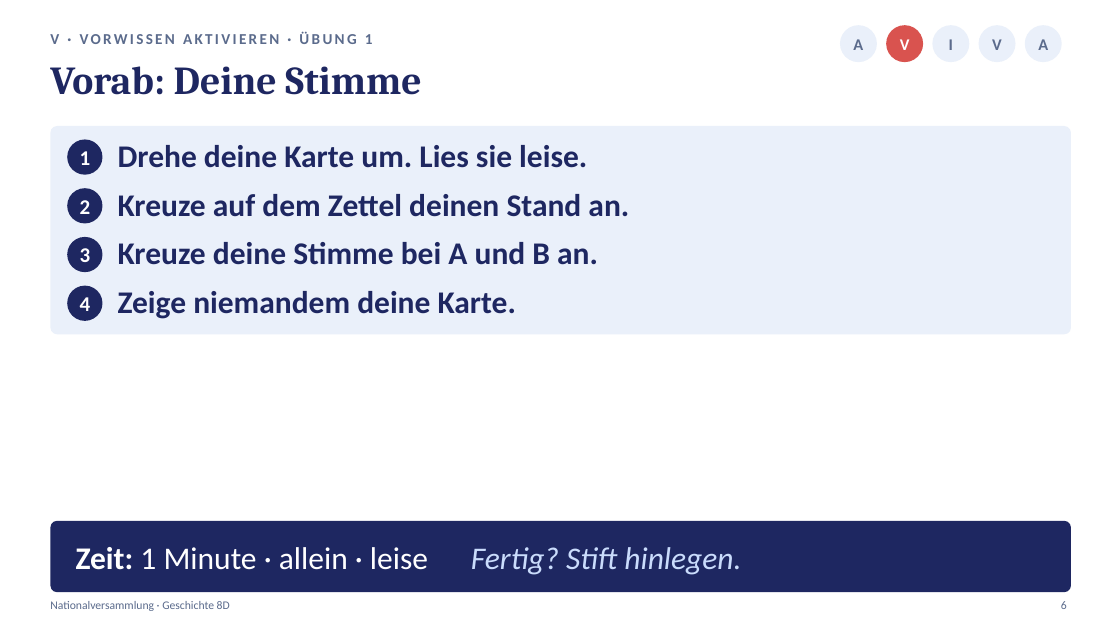
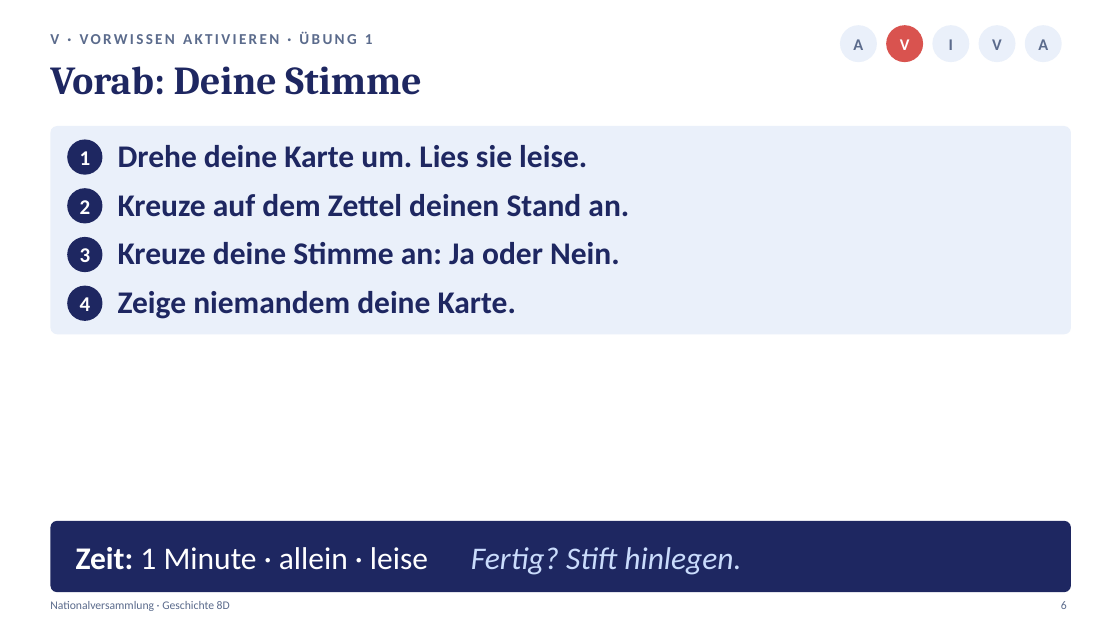
Before and after one commit to golzkonstantin-gif/Schule, a slide deck: slide 6 of Geschichte_8D/Stunde2_Nationalversammlung/Praesentation_Stunde2_Nationalversammlung_8D.pptx. Drawn at 1120x630 pixels with LibreOffice and Linux fonts; fonts in the diff are those of the drawing. Boxes give left, top, right and bottom in pixels: in the first picture for what was removed or moved away, otherwise in the second. Text is boxed around its words. In the diff, an @@ line names an element or a change of style, - is before the commit and + after.

```diff
--- a/Geschichte_8D/Stunde2_Nationalversammlung/Praesentation_Stunde2_Nationalversammlung_8D.pptx
+++ b/Geschichte_8D/Stunde2_Nationalversammlung/Praesentation_Stunde2_Nationalversammlung_8D.pptx
@@ text at (x1=118, y1=242, x2=620, y2=265): text changed @@
-Kreuze deine Stimme bei A und B an.
+Kreuze deine Stimme an: Ja oder Nein.
```
Also in this commit, not shown: 4 other slides changed, 13 other files.
